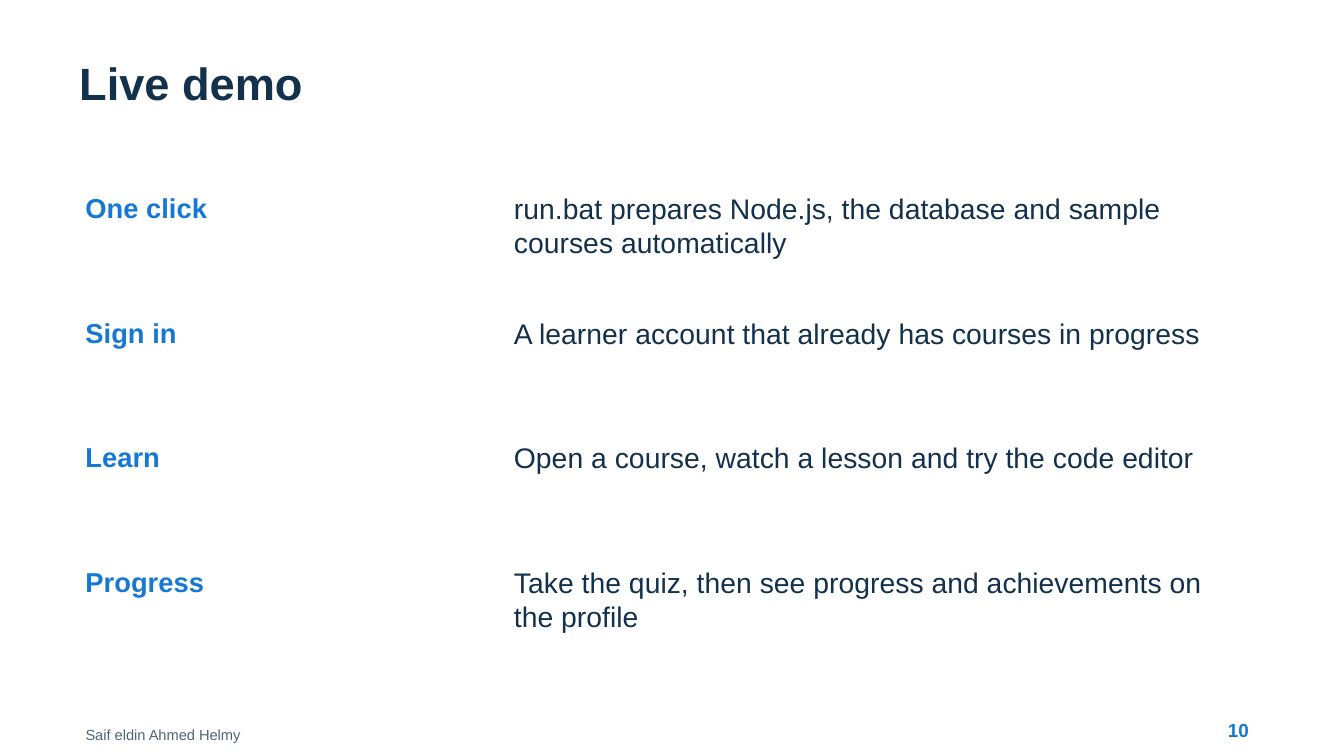
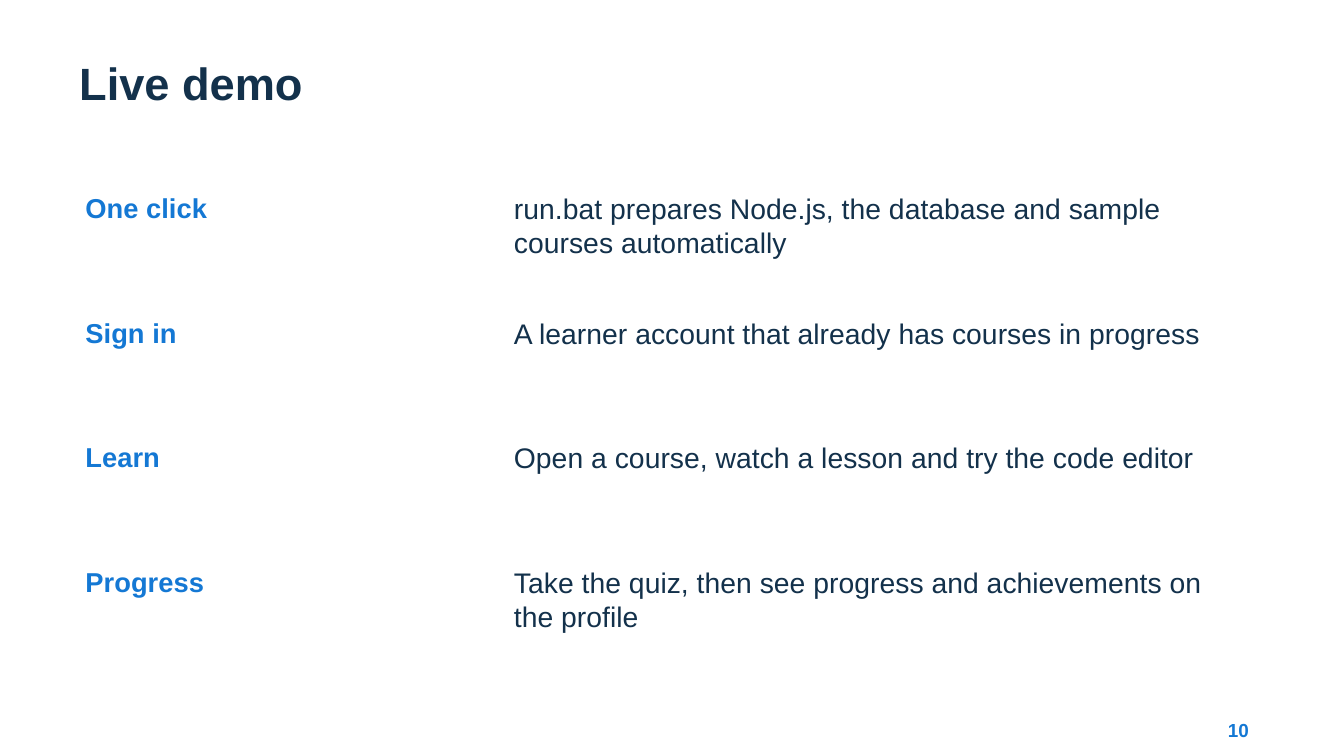
Before and after one commit to Saif-eldin-Ahmed-Helmy/Interactive-Learning-Platform, a slide deck: slide 10 of output/discussion/Saif-DEPI-Discussion.pptx. Drawn at 1344x756 pixels with LibreOffice and Linux fonts; fonts in the diff are those of the drawing. Boxes give left, top, right and bottom in pixels: in the first picture for what was removed or moved away, otherwise in the second. Text is boxed around its words. In the diff, an @@ line names an element or a change of style, - is before the commit and + after.

```diff
--- a/output/discussion/Saif-DEPI-Discussion.pptx
+++ b/output/discussion/Saif-DEPI-Discussion.pptx
@@ text removed at (x1=86, y1=729, x2=240, y2=743) @@
-Saif eldin Ahmed Helmy
```
Also in this commit, not shown: 8 other slides changed, 7 other files.
